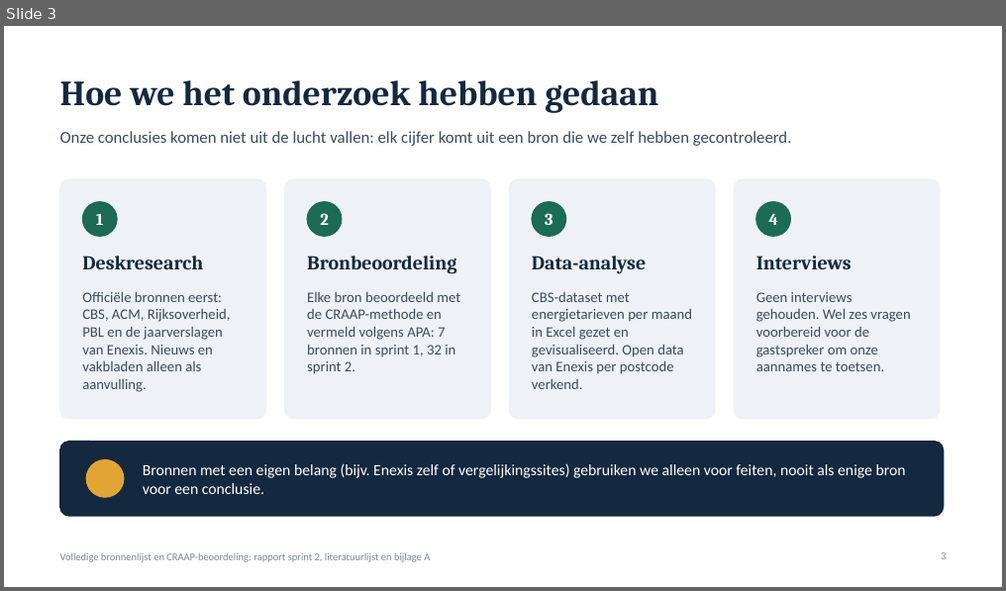
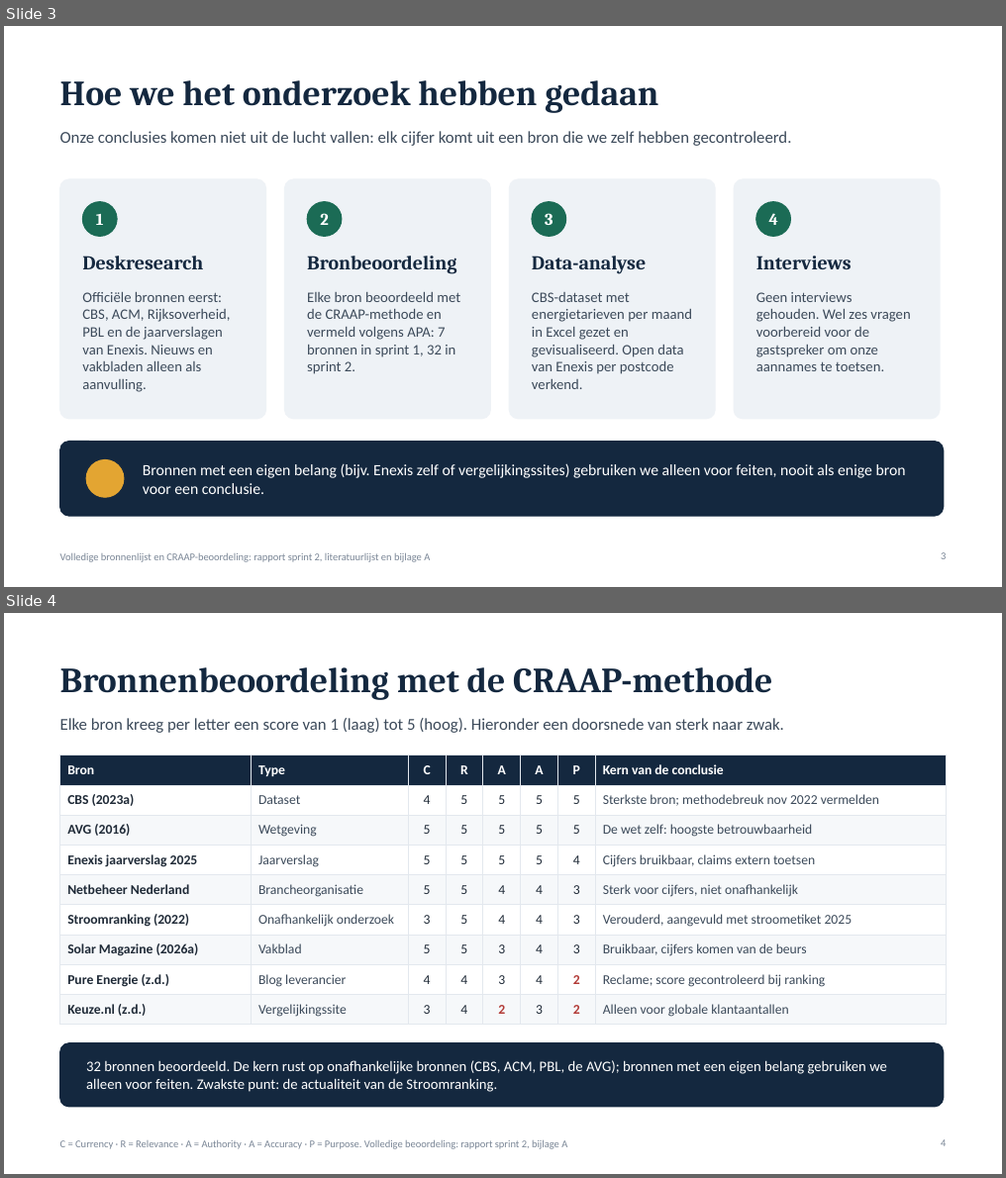
Before and after one commit to FreeWRATH/-betterfish, a slide deck: datalab-sprint2/Datalab1_Presentatie_Sprint1en2_Enexis.pptx. Shown one above the other, each under a label of ours: slide 3 before the commit, slides 3 and 4 after it. The pictures are 1006x591 and 1006x1178 pixels, drawn with LibreOffice and Linux fonts; fonts in the diff are those of the drawing. Boxes give left, top, right and bottom in pixels: in the first picture for what was removed or moved away, otherwise in the second. Text is boxed around its words. In the diff, an @@ line names an element or a change of style, - is before the commit and + after.

```diff
--- a/datalab-sprint2/Datalab1_Presentatie_Sprint1en2_Enexis.pptx
+++ b/datalab-sprint2/Datalab1_Presentatie_Sprint1en2_Enexis.pptx
@@ slide 4 added at <box>4,613,1002,1174</box>, background #FFFFFF @@
@@ title added at <box>60,667,772,700</box>, 34 pt, text #14283F, bold @@
+Bronnenbeoordeling met de CRAAP-methode
@@ text added at <box>60,718,784,733</box>, 16 pt, text #3C4A5A @@
+Elke bron kreeg per letter een score van 1 (laag) tot 5 (hoog). Hieronder een doorsnede van sterk naar zwak.
@@ table added at <box>60,756,945,1021</box>, 9 rows, 8 columns @@
+Bron | Type | C | R | A | A | P | Kern van de conclusie
+CBS (2023a) | Dataset | 4 | 5 | 5 | 5 | 5 | Sterkste bron; methodebreuk nov 2022 vermelden
+AVG (2016) | Wetgeving | 5 | 5 | 5 | 5 | 5 | De wet zelf: hoogste betrouwbaarheid
+Enexis jaarverslag 2025 | Jaarverslag | 5 | 5 | 5 | 5 | 4 | Cijfers bruikbaar, claims extern toetsen
+Netbeheer Nederland | Brancheorganisatie | 5 | 5 | 4 | 4 | 3 | Sterk voor cijfers, niet onafhankelijk
+Stroomranking (2022) | Onafhankelijk onderzoek | 3 | 5 | 4 | 4 | 3 | Verouderd, aangevuld met stroometiket 2025
+Solar Magazine (2026a) | Vakblad | 5 | 5 | 3 | 4 | 3 | Bruikbaar, cijfers komen van de beurs
+Pure Energie (z.d.) | Blog leverancier | 4 | 4 | 3 | 4 | 2 | Reclame; score gecontroleerd bij ranking
+Keuze.nl (z.d.) | Vergelijkingssite | 3 | 4 | 2 | 3 | 2 | Alleen voor globale klantaantallen
@@ rounded rectangle added at <box>60,1044,944,1107</box>, fill #14283F, outline #14283F 1 pt @@
@@ text added at <box>86,1060,887,1092</box>, 14 pt, text #FFFFFF @@
+32 bronnen beoordeeld. De kern rust op onafhankelijke bronnen (CBS, ACM, PBL, de AVG); bronnen met een eigen belang gebruiken we alleen voor feiten. Zwakste punt: de actualiteit van de Stroomranking.
@@ text added at <box>60,1141,567,1150</box>, 10 pt, text #7A8696 @@
+C = Currency · R = Relevance · A = Authority · A = Accuracy · P = Purpose. Volledige beoordeling: rapport sprint 2, bijlage A
@@ page number added at <box>941,1140,945,1147</box>, 10 pt, text #7A8696 @@
+4
```
Also in this commit, not shown: 4 slides changed, 1 other slide added, 2 other files.
